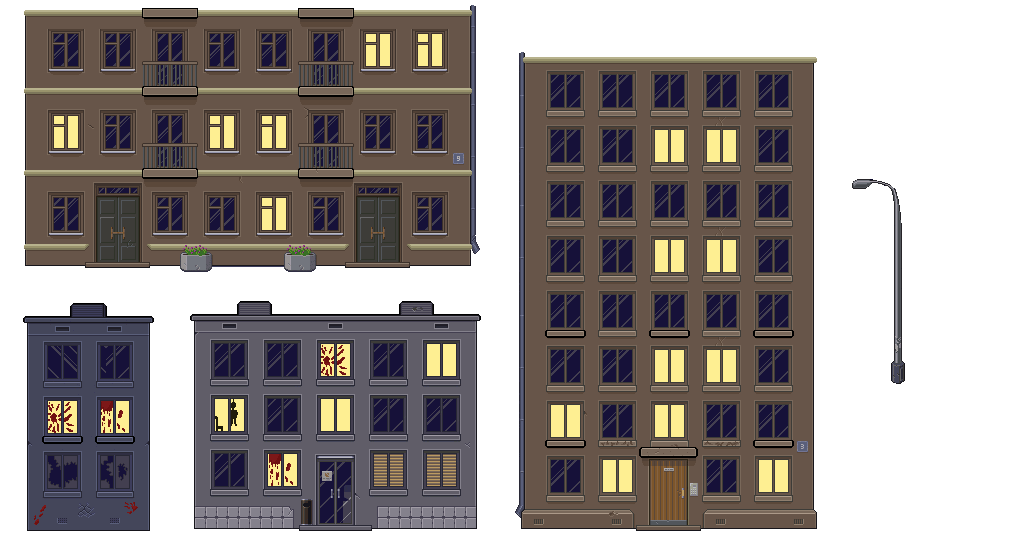
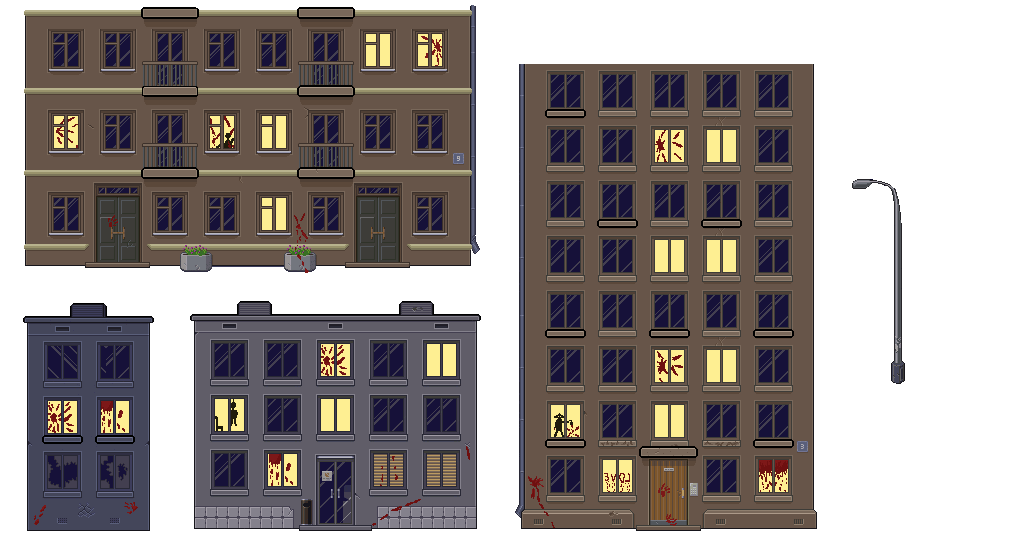
Revision of a layered 1031x544 image; what changed, layer by layer:
painted on "Edificio 1" over bbox(44, 329, 792, 447)
removed layer "Capa 8" over bbox(641, 57, 817, 64)
removed layer "Capa 7" over bbox(519, 52, 641, 64)
painted on "Edificio 2" over bbox(56, 7, 442, 273)
painted on "Edificio 3" over bbox(372, 439, 695, 526)
painted on "Edificio 4" over bbox(528, 109, 788, 528)
